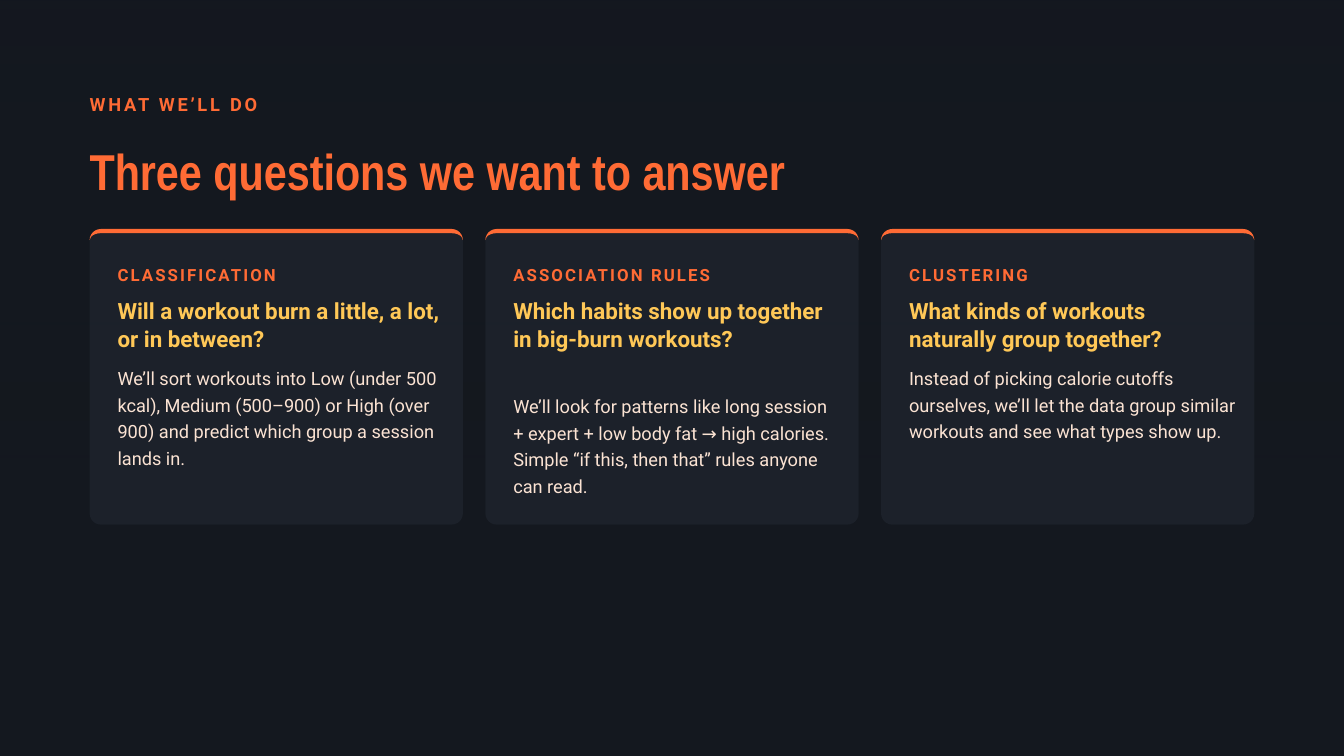
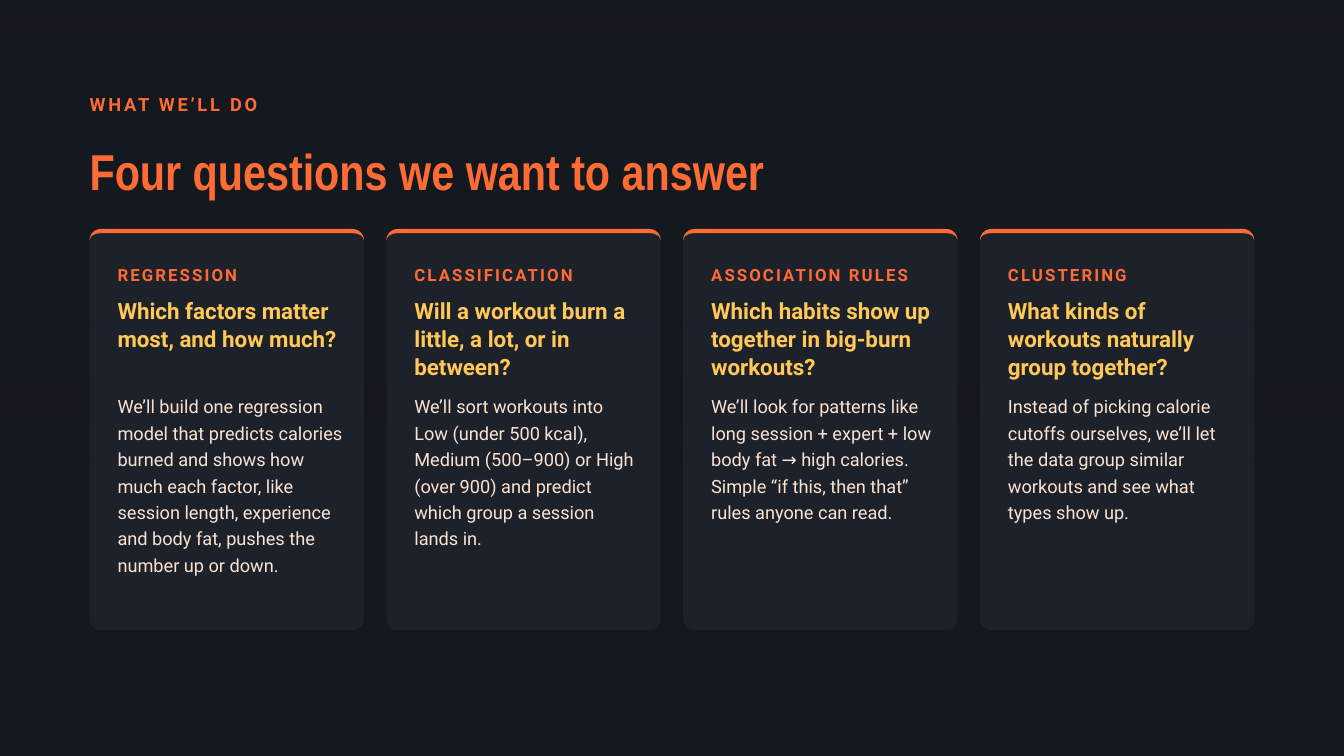
Before and after one commit to salioudunn11/Fitness_Prediction, a slide deck: slide 4 of Proposal/Workout (Fitness) Proposal.pptx. Drawn at 1344x756 pixels with LibreOffice and Linux fonts; fonts in the diff are those of the drawing; background and template pictures are left out. Boxes give left, top, right and bottom in pixels: in the first picture for what was removed or moved away, otherwise in the second. Text is boxed around its words. In the diff, an @@ line names an element or a change of style, - is before the commit and + after.

```diff
--- a/Proposal/Workout (Fitness) Proposal.pptx
+++ b/Proposal/Workout (Fitness) Proposal.pptx
@@ text at [90, 153, 764, 201]: text changed @@
-Three questions we want to answer
+Four questions we want to answer
@@ rounded rectangle: place and size @@
-rounded rectangle at [90, 229, 463, 524]
+rounded rectangle at [90, 229, 364, 630]
@@ freeform shape: place and size @@
-freeform shape at [90, 229, 463, 524]
+freeform shape at [90, 229, 364, 630]
@@ rounded rectangle: place and size @@
-rounded rectangle at [485, 229, 858, 524]
+rounded rectangle at [386, 229, 660, 630]
@@ freeform shape: place and size @@
-freeform shape at [485, 229, 858, 524]
+freeform shape at [386, 229, 660, 630]
@@ proportions changed in 3 elements at [90, 229, 364, 630], [386, 229, 660, 630], [684, 229, 958, 630] @@
@@ rounded rectangle: place and size @@
-rounded rectangle at [881, 229, 1254, 524]
+rounded rectangle at [684, 229, 958, 630]
@@ freeform shape: place and size @@
-freeform shape at [881, 229, 1254, 524]
+freeform shape at [684, 229, 958, 630]
@@ rounded rectangle added at [980, 229, 1254, 630], fill #1E242D at 80% opacity @@
@@ freeform shape added at [980, 229, 1254, 630], fill #FF6B35 @@
@@ text added at [118, 269, 237, 281], 12 pt, text #FF6B35, bold @@
+REGRESSION
@@ text "CLASSIFICATION" rewrapped from [118, 261, 445, 287] to [414, 261, 639, 287] @@
@@ text "ASSOCIATION RULES": place and size @@
-text "ASSOCIATION RULES" at [715, 452, 755, 466]
+text "ASSOCIATION RULES" at [711, 505, 751, 519]
@@ text "CLUSTERING": place and size @@
-text "CLUSTERING" at [909, 269, 1028, 281]
+text "CLUSTERING" at [1008, 269, 1127, 281]
@@ text "Will a workout burn a ..." rewrapped from [118, 302, 439, 348] to [414, 302, 625, 376] @@
@@ text "Which habits show up together ..." rewrapped from [513, 302, 823, 352] to [711, 302, 930, 376] @@
@@ text "What kinds of workouts naturally ..." rewrapped from [909, 302, 1162, 352] to [1008, 302, 1194, 380] @@
@@ text added at [118, 302, 336, 351], 16 pt, text #FFC857, bold @@
+Which factors matter most, and how much?
@@ text added at [118, 399, 343, 576], 13 pt, text #FBE3D3 @@
+We’ll build one regression model that predicts calories burned and shows how much each factor, like session length, experience and body fat, pushes the number up or down.
@@ text "We’ll sort workouts into Low ..." rewrapped from [118, 370, 437, 465] to [414, 399, 634, 545] @@
@@ text "We’ll look for patterns like ..." rewrapped from [513, 399, 828, 493] to [711, 399, 931, 523] @@
@@ text "Instead of picking calorie cutoffs ..." rewrapped from [909, 371, 1236, 442] to [1008, 399, 1216, 523] @@
```
Also in this commit, not shown: 3 other slides changed.
